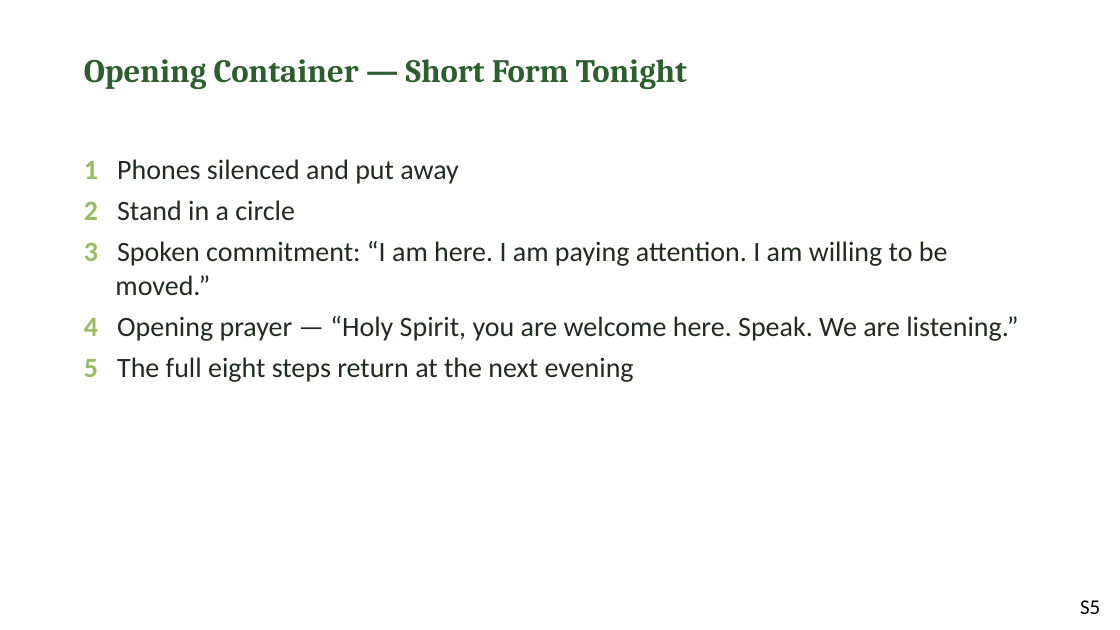
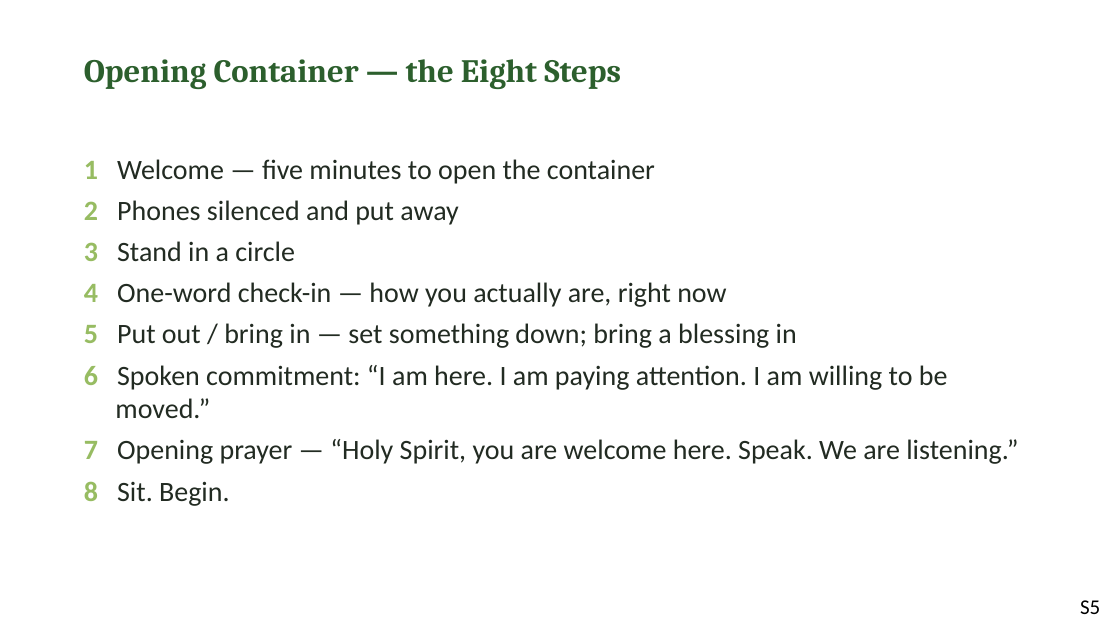
Before and after one commit to jgtittle-ministries/fellowship-of-the-heart-pilot-at-cca-dev, a slide deck: slide 5 of _implementation-notes/evening-series/FotH Evening Session 13a Slides DRAFT v1.pptx. Drawn at 1120x630 pixels with LibreOffice and Linux fonts; fonts in the diff are those of the drawing. Boxes give left, top, right and bottom in pixels: in the first picture for what was removed or moved away, otherwise in the second. Text is boxed around its words. In the diff, an @@ line names an element or a change of style, - is before the commit and + after.

```diff
--- a/_implementation-notes/evening-series/FotH Evening Session 13a Slides DRAFT v1.pptx
+++ b/_implementation-notes/evening-series/FotH Evening Session 13a Slides DRAFT v1.pptx
@@ text at box(84, 59, 621, 89): text changed @@
-Opening Container — Short Form Tonight
+Opening Container — the Eight Steps
@@ text at box(84, 159, 1018, 506): text changed @@
-1 Phones silenced and put away
-2 Stand in a circle
-3 Spoken commitment: “I am here. I am paying attention. I am willing to be moved.”
-4 Opening prayer — “Holy Spirit, you are welcome here. Speak. We are listening.”
-5 The full eight steps return at the next evening
+1 Welcome — five minutes to open the container
+2 Phones silenced and put away
+3 Stand in a circle
+4 One-word check-in — how you actually are, right now
+5 Put out / bring in — set something down; bring a blessing in
+6 Spoken commitment: “I am here. I am paying attention. I am willing to be moved.”
+7 Opening prayer — “Holy Spirit, you are welcome here. Speak. We are listening.”
+8 Sit. Begin.
```
Also in this commit, not shown: 11 other slides changed, 3 slides added, 28 other files.
